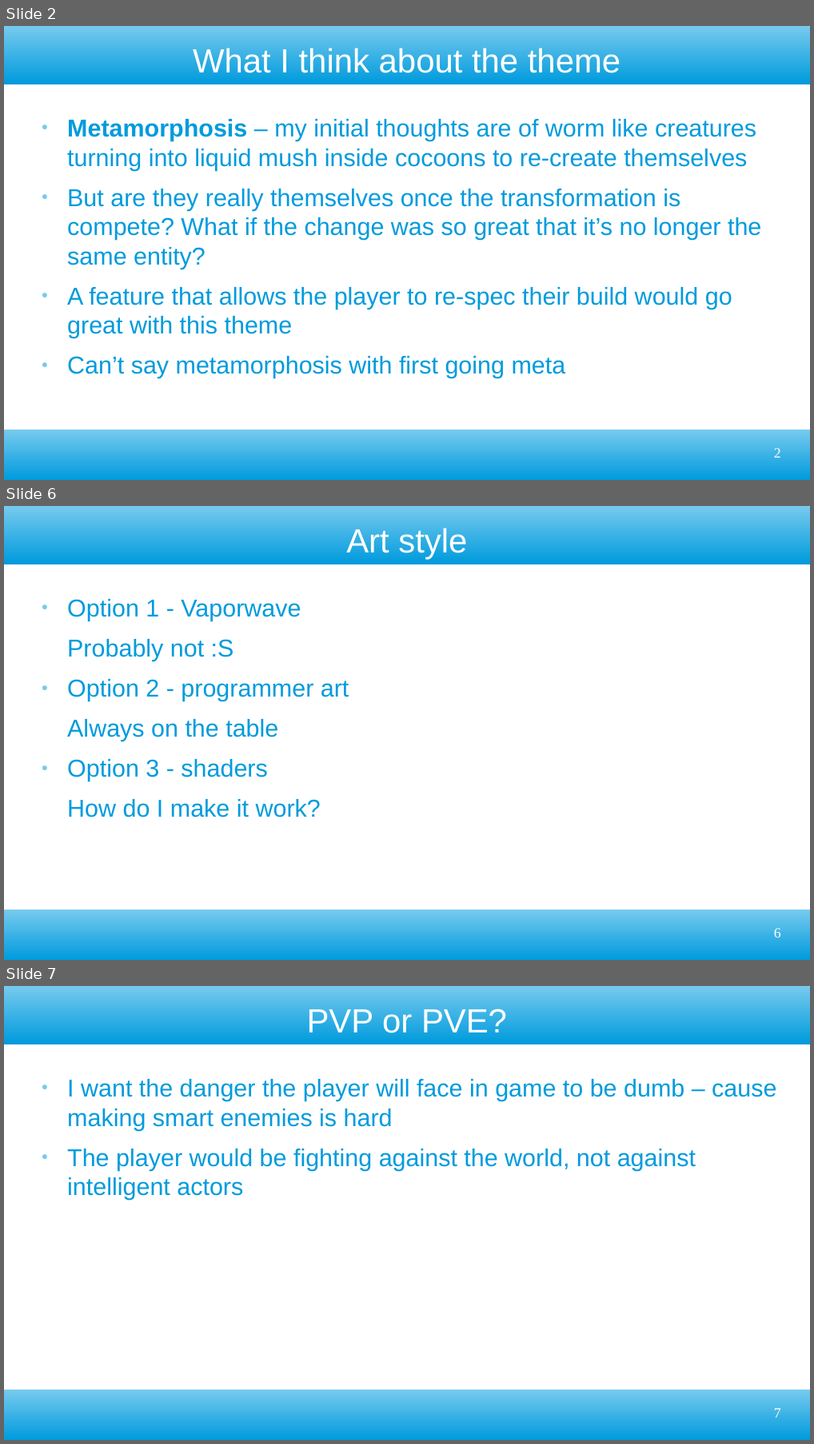
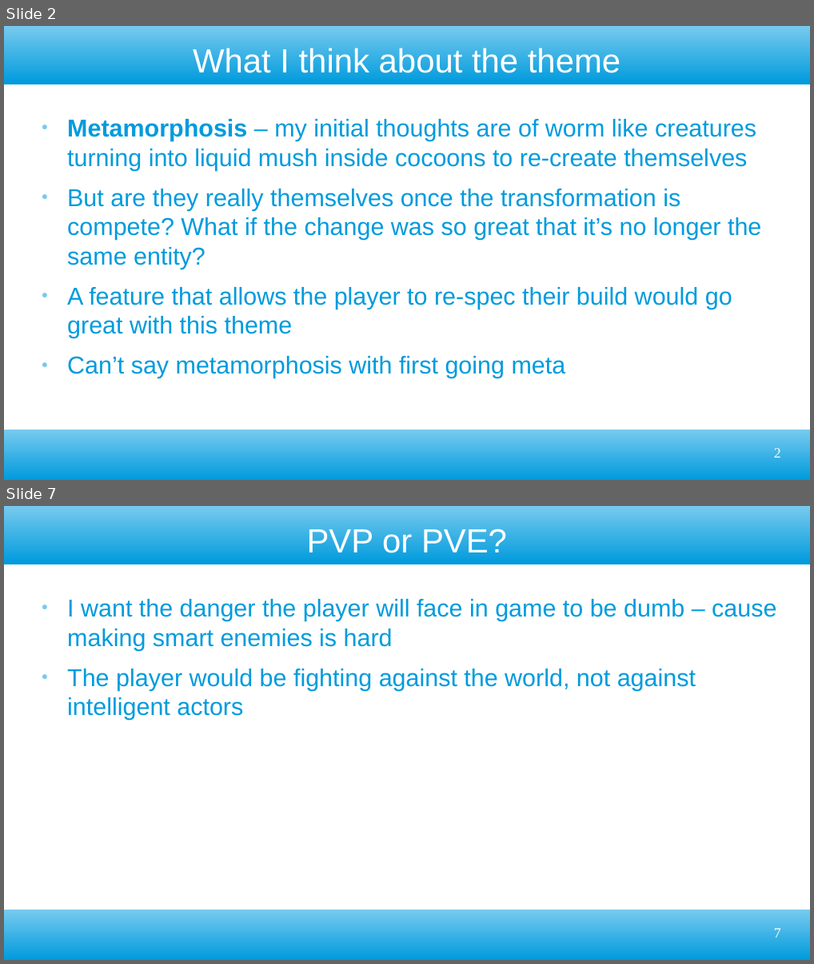
Before and after one commit to ktosox/GWJ77-Metamorphosis, a slide deck: GDD.odp. Shown one above the other, each under a label of ours: slides 2, 6 and 7 before the commit, slides 2 and 7 after it; the slides between them are not shown. The pictures are 814x1444 and 814x964 pixels, drawn with LibreOffice and Linux fonts; fonts in the diff are those of the drawing. Boxes give left, top, right and bottom in pixels: in the first picture for what was removed or moved away, otherwise in the second. Text is boxed around its words. In the diff, an @@ line names an element or a change of style, - is before the commit and + after.

```diff
--- a/GDD.odp
+++ b/GDD.odp
@@ slide 6 removed at box(4, 506, 810, 960), background #FFFFFF; not listed: 2 template elements that a slide beside it also shows @@
@@ title removed at box(346, 528, 467, 560) @@
-Art style
@@ text removed at box(67, 599, 350, 817) @@
-● Option 1 - Vaporwave
-Probably not :S
-● Option 2 - programmer art
-Always on the table
-● Option 3 - shaders
-How do I make it work?
@@ page number removed at box(774, 928, 782, 937) @@
-6
```
Also in this commit, not shown: 3 slides changed, 2 slides added, 16 other files.
